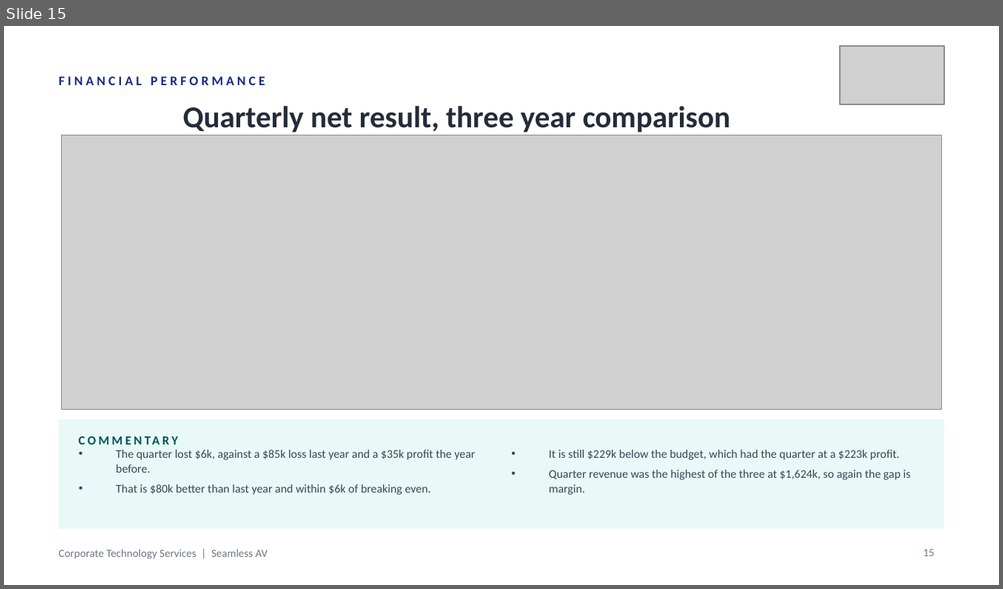
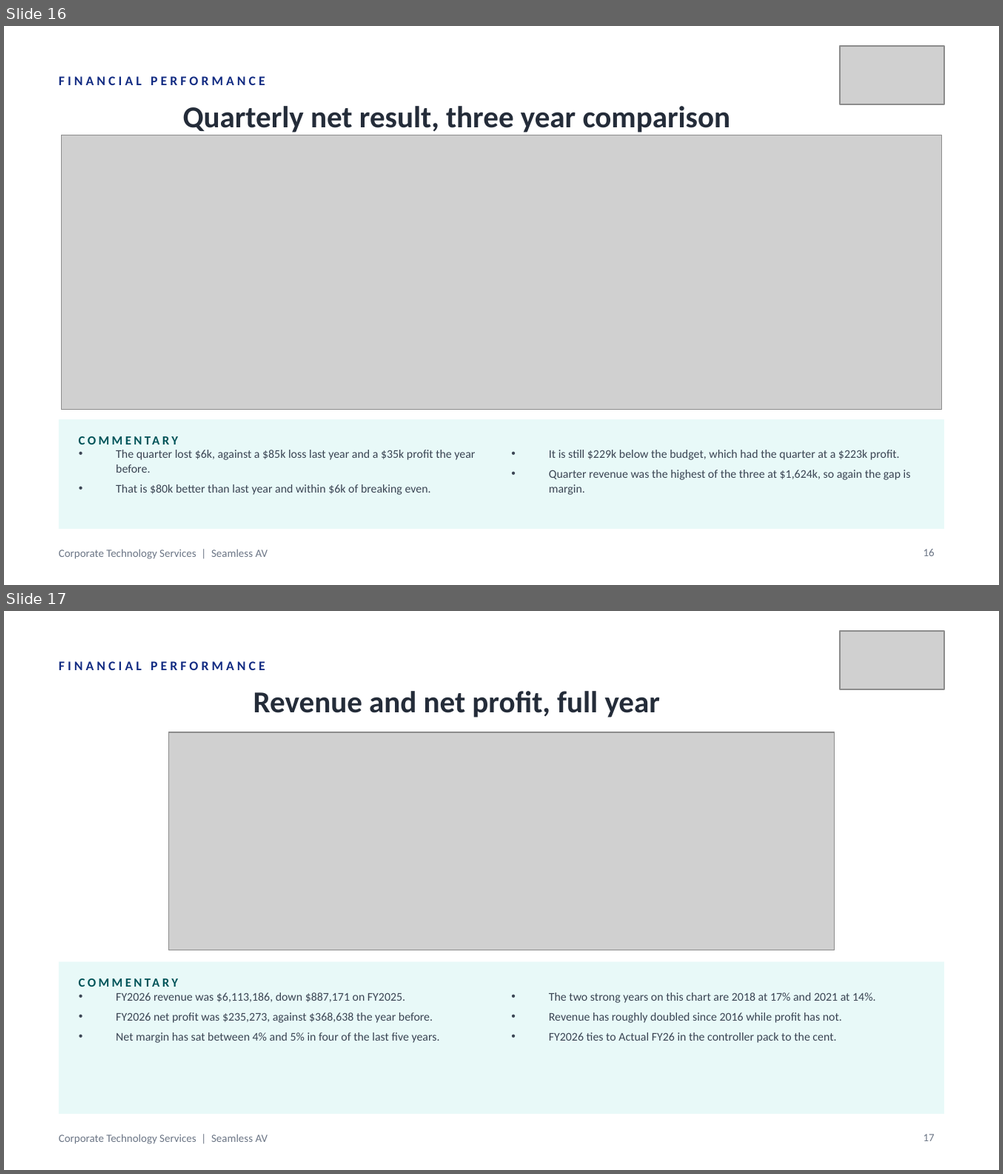
Before and after one commit to WesleyNelson-O33/Claude, a slide deck: deck/CTS Monthly Business Review - 30092026.pptx. Shown one above the other, each under a label of ours: slide 15 before the commit, slides 16 and 17 after it. The pictures are 1003x589 and 1003x1174 pixels, drawn with LibreOffice and Linux fonts; fonts in the diff are those of the drawing; grey boxes stand for pictures. Boxes give left, top, right and bottom in pixels: in the first picture for what was removed or moved away, otherwise in the second. Text is boxed around its words. In the diff, an @@ line names an element or a change of style, - is before the commit and + after.

```diff
--- a/deck/CTS Monthly Business Review - 30092026.pptx
+++ b/deck/CTS Monthly Business Review - 30092026.pptx
@@ slide 17 added at (x1=4, y1=611, x2=999, y2=1170), background #FFFFFF; not listed: 1 template element that a slide beside it also shows @@
@@ picture added at (x1=839, y1=631, x2=944, y2=689) @@
@@ text added at (x1=59, y1=661, x2=265, y2=670), 9.5 pt, text #122B82, bold @@
+FINANCIAL PERFORMANCE
@@ text added at (x1=253, y1=691, x2=660, y2=718), 22 pt, text #242C39, bold @@
+Revenue and net profit, full year
@@ picture added at (x1=169, y1=732, x2=834, y2=950) @@
@@ rectangle added at (x1=59, y1=962, x2=944, y2=1114), fill #E8F9F8 @@
@@ text added at (x1=79, y1=970, x2=377, y2=995), 9 pt, text #005358, bold @@
+COMMENTARY
@@ text added at (x1=116, y1=993, x2=440, y2=1043), 8.5 pt, text #3A4453 @@
+• FY2026 revenue was $6,113,186, down $887,171 on FY2025.
+• FY2026 net profit was $235,273, against $368,638 the year before.
+• Net margin has sat between 4% and 5% in four of the last five years.
@@ text added at (x1=549, y1=993, x2=875, y2=1043), 8.5 pt, text #3A4453 @@
+• The two strong years on this chart are 2018 at 17% and 2021 at 14%.
+• Revenue has roughly doubled since 2016 while profit has not.
+• FY2026 ties to Actual FY26 in the controller pack to the cent.
@@ page number added at (x1=923, y1=1134, x2=934, y2=1142), 8 pt, text #6B7585 @@
+17
@@ what was slide 15 is now slide 16 @@
@@ page number at (x1=923, y1=549, x2=934, y2=557): text changed @@
-15
+16
```
Also in this commit, not shown: 5 other slides added, 25 other files.
